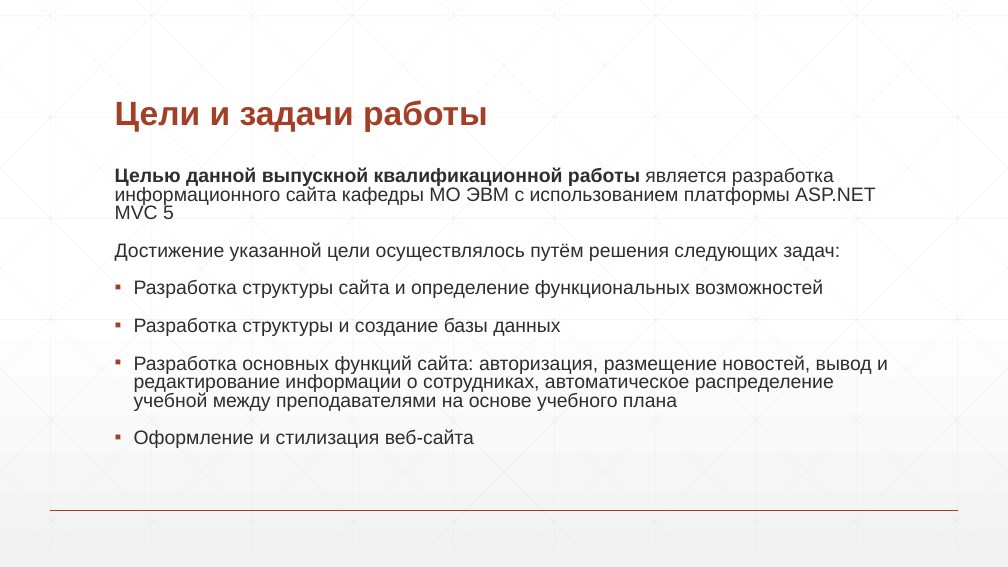
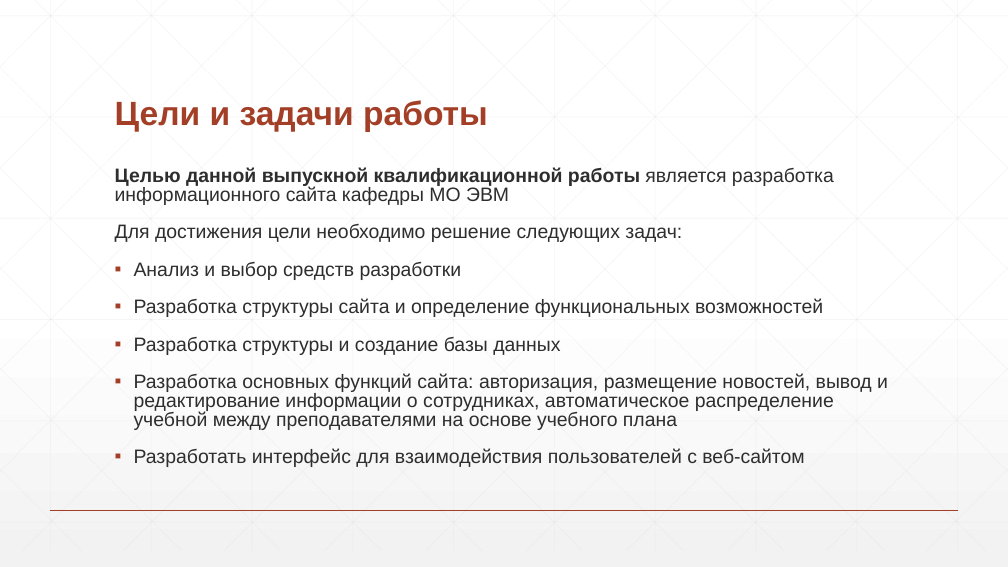
Before and after one commit to DanilaShushkanov/Site22, a slide deck: slide 3 of Диплом_през.pptx. Drawn at 1008x567 pixels with LibreOffice and Linux fonts; fonts in the diff are those of the drawing. Boxes give left, top, right and bottom in pixels: in the first picture for what was removed or moved away, otherwise in the second. Text is boxed around its words. In the diff, an @@ line names an element or a change of style, - is before the commit and + after.

```diff
--- a/Диплом_през.pptx
+++ b/Диплом_през.pptx
@@ text at bbox=[115, 167, 834, 280]: text changed @@
-Целью данной выпускной квалификационной работы является разработка информационного сайта кафедры МО ЭВМ с использованием платформы ASP.NET MVC 5
-Достижение указанной цели осуществлялось путём решения следующих задач:
+Целью данной выпускной квалификационной работы является разработка информационного сайта кафедры МО ЭВМ
+Для достижения цели необходимо решение следующих задач:
+▪ Анализ и выбор средств разработки
@@ text at bbox=[134, 448, 804, 467]: text changed @@
-▪ Оформление и стилизация веб-сайта
+▪ Разработать интерфейс для взаимодействия пользователей с веб-сайтом
```
Also in this commit, not shown: 6 other slides changed, 2 slides added, 2 slides removed, 24 other files.
